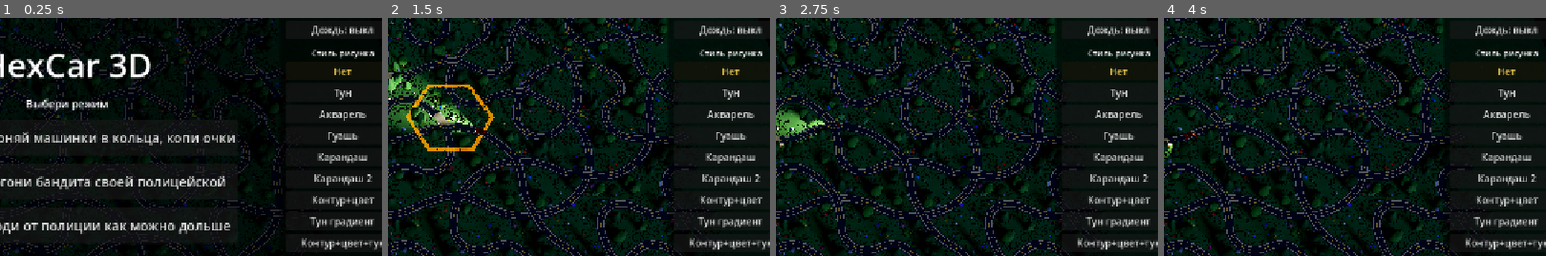
Above: before the commit, frames 1-4 (left to right).
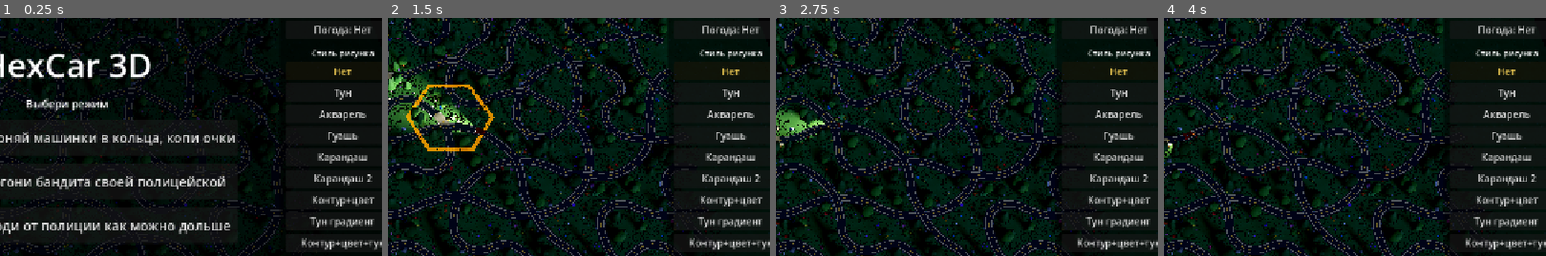
Above: after the commit, the same moments.

Repository: SashkoSoft/hexcar
Game: Godot game, scene res://Main.tscn
The game is run twice, just before and just after one commit, with the same random seed, the same clock (stepped at 60 frames per second) and the same inputs.
Inputs (mouse positions are % of the whole screen's width and height, from its top left):
- Up to frame 1 (0.25 s): no input
- Up to frame 2 (1.5 s): click "Нет" at 0.5 s; click "Кольца — Загоняй машинки в ко…" at 1.25 s
- Up to frame 3 (2.75 s): click "Бот: петли (B)" at 2 s
- Up to frame 4 (4 s): tap Enter at 2.75 s; move the mouse to (72, 45) at 2.77 s; hold Right 2.78-3.5 s; tap 1 at 2.85 s; click (72, 45) at 2.92 s; click "Ночь" at 3.5 s
The pictures show only the part of the screen within x 46-96%, y 26-76%; the shares and areas given below are measured in that part.

The runs differ from the first frame. In frame 1, 0.4% of the frame differs, in the area x 81-98%, y 3-8%; in frame 2, 0.4%; in frame 3, 0.4%; in frame 4, 0.4%.

Commit message:
Погода: добавлен снег; кнопка-цикл «Погода: Нет/Дождь/Снег»
Дождь-тогл заменён циклическим переключателем погоды. Снег — экранный
оверлей: мягкие падающие снежинки в 3 слоя (покачивание, глубина), общий
шейдер с дождём через uniform u_mode.

Co-Authored-By: Claude Opus 4.8 (1M context) <noreply@anthropic.com>

Diff:
--- a/godot/Main.gd
+++ b/godot/Main.gd
@@ -198,12 +198,13 @@
 var fx_mat: ShaderMaterial
 var style_fx_buttons := {}      # индекс -> Button
 
-# дождь (отключаемый в меню) — экранный оверлей (вид сверху, частицы не видны)
-var rain_enabled := false
-var rain_layer2: CanvasLayer
-var rain_rect: ColorRect
-var rain_mat: ShaderMaterial
-var rain_btn: Button
+# погода (переключаемая в меню) — экранный оверлей (вид сверху, частицы не видны)
+var weather := 0                 # 0 нет · 1 дождь · 2 снег
+const WEATHER_NAMES := ["Нет", "Дождь", "Снег"]
+var weather_layer: CanvasLayer
+var weather_rect: ColorRect
+var weather_mat: ShaderMaterial
+var weather_btn: Button
 
 # камера (орбитальная, со сглаживанием как в Dorfromantik)
 var cam_pivot: Vector3                  # текущая (сглаженная) точка фокуса
@@ -274,7 +275,7 @@
 	_build_camera()
 	_build_hover_marker()
 	_build_fx()
-	_build_rain()   # экранный оверлей дождя — после _build_fx, чтобы рисовался поверх стиля
+	_build_weather()   # экранный оверлей погоды — после _build_fx, чтобы рисовался поверх стиля
 	_build_ui()
 	_show_menu()
 	load_look()   # если есть сохранённые настройки на диске — применить их
@@ -2008,13 +2009,15 @@
 
 	_apply_look()   # применить текущий пресет к окружению
 
-const _RAIN_SHADER := """
+const _WEATHER_SHADER := """
 shader_type canvas_item;
 render_mode blend_mix;
 
+uniform int u_mode = 0;          // 0 нет · 1 дождь · 2 снег
 uniform float u_amount = 1.0;
 
 float hash(float n){ return fract(sin(n) * 43758.5453123); }
+float hash2(vec2 p){ return fract(sin(dot(p, vec2(127.1, 311.7))) * 43758.5453); }
 
 // один слой косых струй дождя
 float rain_layer(vec2 uv, float cols, float rows, float speed, float slant, float seed){
@@ -2032,43 +2035,73 @@
 	return streak * thin * active;
 }
 
+// один слой падающих снежинок (uv уже с поправкой на соотношение сторон)
+float snow_layer(vec2 uv, float scale, float speed, float sway, float seed){
+	uv.y += TIME * speed;                          // падение
+	uv.x += sin(uv.y * 3.0 + seed) * sway;         // покачивание
+	uv *= scale;
+	vec2 id = floor(uv);
+	vec2 f = fract(uv) - 0.5;
+	float r = hash2(id + seed);
+	vec2 off = (vec2(hash2(id + seed + 3.1), hash2(id + seed + 7.7)) - 0.5) * 0.7;
+	float d = length(f - off);
+	float rad = 0.12 + 0.16 * r;
+	return smoothstep(rad, rad * 0.25, d) * (0.45 + 0.55 * r);
+}
+
 void fragment(){
 	vec2 uv = SCREEN_UV;
-	float v = 0.0;
-	v += rain_layer(uv, 55.0,  6.0,  6.0, 0.10, 1.0) * 0.65;
-	v += rain_layer(uv, 85.0,  7.0,  8.5, 0.13, 2.0) * 0.55;
-	v += rain_layer(uv, 125.0, 8.0, 11.0, 0.16, 3.0) * 0.45;
-	v = clamp(v * u_amount, 0.0, 1.0);
-	COLOR = vec4(vec3(0.86, 0.91, 1.0), v * 0.7);
+	if (u_mode == 1){
+		float v = 0.0;
+		v += rain_layer(uv, 55.0,  6.0,  6.0, 0.10, 1.0) * 0.65;
+		v += rain_layer(uv, 85.0,  7.0,  8.5, 0.13, 2.0) * 0.55;
+		v += rain_layer(uv, 125.0, 8.0, 11.0, 0.16, 3.0) * 0.45;
+		v = clamp(v * u_amount, 0.0, 1.0);
+		COLOR = vec4(vec3(0.86, 0.91, 1.0), v * 0.7);
+	} else if (u_mode == 2){
+		float aspect = SCREEN_PIXEL_SIZE.y / SCREEN_PIXEL_SIZE.x;
+		uv.x *= aspect;
+		float v = 0.0;
+		v += snow_layer(uv, 11.0, 0.030, 0.10, 1.0) * 1.0;   // крупные, ближе, медленнее
+		v += snow_layer(uv, 18.0, 0.050, 0.08, 2.0) * 0.8;
+		v += snow_layer(uv, 28.0, 0.075, 0.06, 3.0) * 0.6;   // мелкие, дальше, быстрее
+		v = clamp(v * u_amount, 0.0, 1.0);
+		COLOR = vec4(vec3(1.0), v);
+	} else {
+		COLOR = vec4(0.0);
+	}
 }
 """
 
-func _build_rain() -> void:
-	rain_layer2 = CanvasLayer.new()
-	rain_layer2.layer = 0   # поверх 3D и пост-эффекта, но под UI (ui.layer = 1)
-	add_child(rain_layer2)
+func _build_weather() -> void:
+	weather_layer = CanvasLayer.new()
+	weather_layer.layer = 0   # поверх 3D и пост-эффекта, но под UI (ui.layer = 1)
+	add_child(weather_layer)
 	var sh := Shader.new()
-	sh.code = _RAIN_SHADER
-	rain_mat = ShaderMaterial.new()
-	rain_mat.shader = sh
-	rain_mat.set_shader_parameter("u_amount", 1.0)
-	rain_rect = ColorRect.new()
-	rain_rect.material = rain_mat
-	rain_rect.set_anchors_preset(Control.PRESET_FULL_RECT)
-	rain_rect.mouse_filter = Control.MOUSE_FILTER_IGNORE
-	rain_rect.visible = false
-	rain_layer2.add_child(rain_rect)
-
-func toggle_rain(on: bool) -> void:
-	rain_enabled = on
-	if rain_rect:
-		rain_rect.visible = on
-	_update_rain_btn()
-
-func _update_rain_btn() -> void:
-	if rain_btn:
-		rain_btn.text = "Дождь: вкл" if rain_enabled else "Дождь: выкл"
-		rain_btn.modulate = Color(0.6, 0.8, 1.0) if rain_enabled else Color(1, 1, 1)
+	sh.code = _WEATHER_SHADER
+	weather_mat = ShaderMaterial.new()
+	weather_mat.shader = sh
+	weather_mat.set_shader_parameter("u_mode", 0)
+	weather_mat.set_shader_parameter("u_amount", 1.0)
+	weather_rect = ColorRect.new()
+	weather_rect.material = weather_mat
+	weather_rect.set_anchors_preset(Control.PRESET_FULL_RECT)
+	weather_rect.mouse_filter = Control.MOUSE_FILTER_IGNORE
+	weather_rect.visible = false
+	weather_layer.add_child(weather_rect)
+
+func set_weather(mode: int) -> void:
+	weather = (mode % WEATHER_NAMES.size() + WEATHER_NAMES.size()) % WEATHER_NAMES.size()
+	if weather_mat:
+		weather_mat.set_shader_parameter("u_mode", weather)
+	if weather_rect:
+		weather_rect.visible = weather != 0
+	_update_weather_btn()
+
+func _update_weather_btn() -> void:
+	if weather_btn:
+		weather_btn.text = "Погода: " + WEATHER_NAMES[weather]
+		weather_btn.modulate = Color(0.6, 0.8, 1.0) if weather != 0 else Color(1, 1, 1)
 
 func _v3(c: Color) -> Vector3:
 	return Vector3(c.r, c.g, c.b)
@@ -2467,11 +2500,11 @@
 	row.add_child(load_btn)
 	# --- погода ---
 	vb.add_child(HSeparator.new())
-	rain_btn = Button.new()
-	rain_btn.custom_minimum_size = Vector2(165, 30)
-	rain_btn.pressed.connect(func(): toggle_rain(not rain_enabled))
-	vb.add_child(rain_btn)
-	_update_rain_btn()
+	weather_btn = Button.new()
+	weather_btn.custom_minimum_size = Vector2(165, 30)
+	weather_btn.pressed.connect(func(): set_weather(weather + 1))
+	vb.add_child(weather_btn)
+	_update_weather_btn()
 	# --- переключатель художественного стиля ---
 	vb.add_child(HSeparator.new())
 	var stitle := Label.new()
Not shown, changed: godot/README.md
